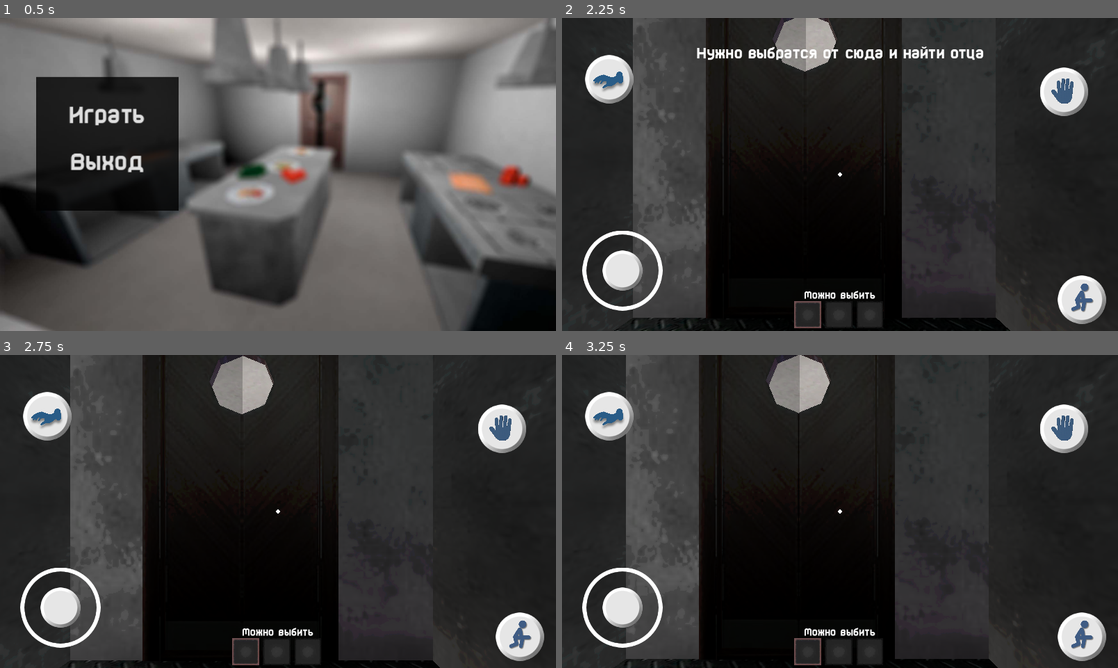
Above: before the commit, frames 1-4 (two rows, left to right).
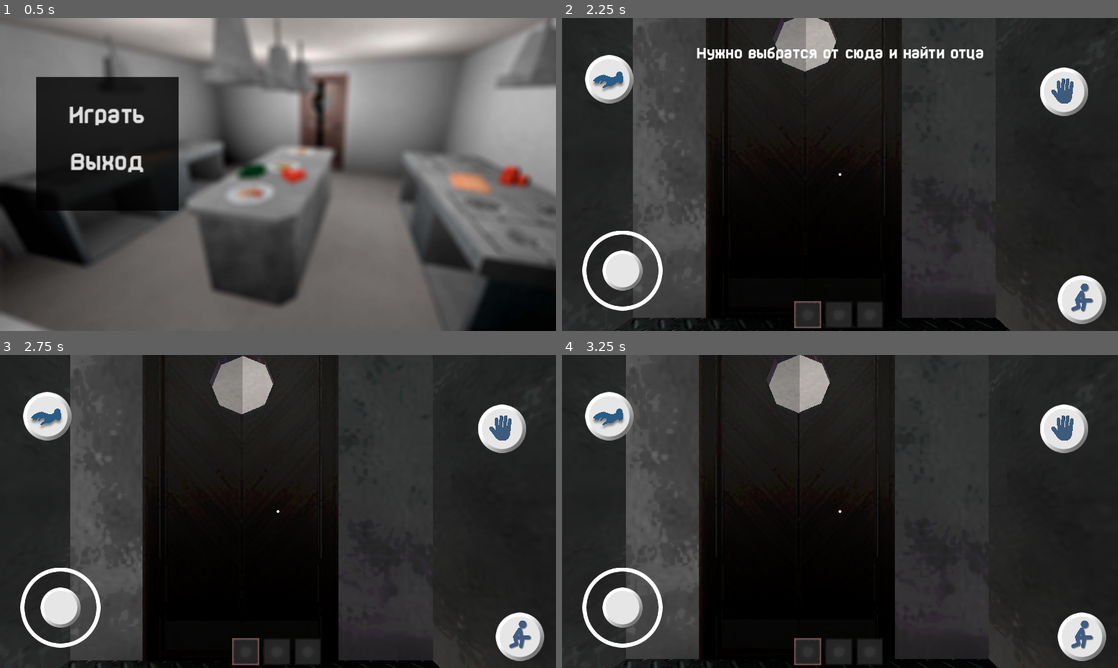
Above: after the commit, the same moments.

Repository: EnotCoder/BadCheff
Game: Godot game, scene res://ACTS/ACTS/menu.tscn
Two runs of this game, one before a commit and one after it. Both use one fixed random seed, a clock stepped at 60 frames per second and the inputs below.
Inputs (mouse positions are in pixels of both pictures, inside the frame that each line leads up to):
- Up to frame 1 (0.5 s): no input
- Up to frame 2 (2.25 s): click "Играть" at 0.5 s; click (1079, 299) at 1.25 s; click (1062, 93) at 2 s
- Up to frame 3 (2.75 s): no input
- Up to frame 4 (3.25 s): move the mouse to (962, 495) at 2.77 s; hold Right (ui_right) from 2.78 s (still down); tap A (a) at 2.85 s; click (962, 495) at 2.92 s; tap D (d) at 3.05 s

Frame 1 is identical in both runs. In frame 2, 0.2% of the frame differs, in the area x 43-57%, y 49-90%; in frame 3, 0.2%; in frame 4, 0.2%.
Error after the commit: Invalid assignment of property or key 'scale' with value of type 'Vector2' on a base object of type 'null instance'. (res://Player/scripts/player_controler.gd:…

Commit message:
Refactor door scripts and player controller; fix typos and runtime bugs
- Rename door frezz room.gd -> door_frezz_room.gd (no spaces in filename)
- Fix loked_is_false -> locked_is_false (script + tscn FUNC_NAME)
- door.gd: type hints, dedupe toggle logic via _perform_toggle()
- door_frezz_room.gd / door_k_and_r.gd: typed, readable
- player_controler.gd: magic numbers -> const, typed, extract _toggle_crouch()
- camera.gd: State.set_say -> Diolog.set_say (real bug)
- hint_obj.gd: MainInventoryScript.set_hint -> Diolog.set_hint (real bug)

Diff:
--- a/ACTS/camera.gd
+++ b/ACTS/camera.gd
@@ -4,7 +4,7 @@
 var rot_y = 0
 var elapsed = 0.0
 
-func _process(delta):
+func _process(delta: float) -> void:
 	elapsed += delta
 	var offset = sin(elapsed * 1) * 1
 	$mesh / Cube_006.rotation.y = offset
@@ -13,4 +13,4 @@
 func _on_hit_body_entered(body: Node3D) -> void :
 	if body is CharacterBody3D and MainInventoryScript.position_point == "room":
 		State.state = 2
-		State.set_say("ага")
+		Diolog.set_say("ага")
--- a/ACTS/door_k_and_r.tscn
+++ b/ACTS/door_k_and_r.tscn
@@ -273,7 +273,7 @@
 [node name="lock" parent="lock" node_paths=PackedStringArray("NODE_ACTION") instance=ExtResource("3")]
 transform = Transform3D(0.08, 0, 0, 0, 0.08, 0, 0, 0, 0.08, 0, 0, 0)
 visible = false
-FUNC_NAME = "loked_is_false"
+FUNC_NAME = "locked_is_false"
 NODE_ACTION = NodePath("../..")
 
 [node name="lock active" parent="lock" instance=ExtResource("5")]
--- a/ACTS/door_kitchen.tscn
+++ b/ACTS/door_kitchen.tscn
@@ -1,6 +1,6 @@
 [gd_scene load_steps=25 format=4 uid="uid://bjotsfvxh0hqu"]
 
-[ext_resource type="Script" uid="uid://d4ca5jnro8fv" path="res://ACTS/scripts/doors/door frezz room.gd" id="1"]
+[ext_resource type="Script" uid="uid://d4ca5jnro8fv" path="res://ACTS/scripts/doors/door_frezz_room.gd" id="1"]
 [ext_resource type="Texture2D" uid="uid://btrn40p225kfa" path="res://act 1 object/prolog/door kitchen.jpg" id="2"]
 [ext_resource type="Texture2D" uid="uid://dlv6ulm730avr" path="res://act 1 object/prolog/board.jpg" id="3"]
 [ext_resource type="PackedScene" uid="uid://bfbdjopewbnng" path="res://golovolomki/action.tscn" id="4"]
--- a/ACTS/scripts/doors/door frezz room.gd
+++ /dev/null
@@ -1,28 +0,0 @@
-extends "res://ACTS/scripts/doors/door.gd"
-
-@export var required_uses: int = 4
-var uses_count: int = 0
-
-func toggle_door():
-	if not animation_in_progress:
-		uses_count += 1
-
-		if uses_count >= required_uses:
-			if not door_opened:
-				play_animation("open")
-				if uses_count == 4:
-					$"ВыбиванияДвери".play()
-					State.set_noise()
-
-				door_opened = true
-				animation_in_progress = true
-				player_interaction_active = door_opened
-			else:
-				play_animation("close")
-
-				door_opened = false
-				animation_in_progress = true
-				player_interaction_active = door_opened
-		else:
-			Diolog.set_hint("Можно выбить")
-			$"ПопыткаОткрытьДверь".play()
--- a/ACTS/scripts/doors/door.gd
+++ b/ACTS/scripts/doors/door.gd
@@ -1,57 +1,47 @@
 extends Node3D
-
 
 @export var locked: String = ""
 @export var locked_hint: String = ""
 @export var say: String = ""
 @export var noise: bool = false
 
-
 var door_opened: bool = false
 var animation_in_progress: bool = false
 var player_interaction_active: bool = false
 
-
-func toggle_door():
+func toggle_door() -> void:
 	if locked != "":
 		if locked == MainInventoryScript.chose_obj:
 			unlock_door()
 		else:
 			show_locked_hint(locked_hint)
+		return
+	_perform_toggle()
+	if noise and door_opened:
+		State.set_noise()
+
+func enemy_door() -> void:
+	_perform_toggle()
+
+func _perform_toggle() -> void:
+	if animation_in_progress:
+		return
+	door_opened = not door_opened
+	if door_opened:
+		play_animation("open")
 	else:
-		if not animation_in_progress:
-			if not door_opened:
-				play_animation("open")
-				if noise:
-					State.set_noise()
-			elif door_opened:
-				play_animation("close")
-			door_opened = not door_opened
-			animation_in_progress = true
-			player_interaction_active = door_opened
+		play_animation("close")
+	animation_in_progress = true
+	player_interaction_active = door_opened
 
-func enemy_door():
-	if not animation_in_progress:
-		if not door_opened:
-			play_animation("open")
-		elif door_opened:
-			play_animation("close")
-
-		door_opened = not door_opened
-		animation_in_progress = true
-		player_interaction_active = door_opened
-
-
-func unlock_door():
+func unlock_door() -> void:
 	locked = ""
 
-
-func show_locked_hint(text):
+func show_locked_hint(text: String) -> void:
 	Diolog.set_hint(text)
 
-
-func play_animation(animation_name: String):
+func play_animation(animation_name: String) -> void:
 	$AnimationPlayer.play(animation_name)
 
-func _on_animation_player_animation_finished(_anim_name: StringName) -> void :
+func _on_animation_player_animation_finished(_anim_name: StringName) -> void:
 	animation_in_progress = false
--- /dev/null
+++ b/ACTS/scripts/doors/door_frezz_room.gd
@@ -0,0 +1,23 @@
+extends "res://ACTS/scripts/doors/door.gd"
+
+@export var required_uses: int = 4
+var _uses_count: int = 0
+
+func toggle_door() -> void:
+	if animation_in_progress:
+		return
+	_uses_count += 1
+	if _uses_count < required_uses:
+		Diolog.set_hint("Можно выбить")
+		$"ПопыткаОткрытьДверь".play()
+		return
+	door_opened = not door_opened
+	if door_opened:
+		play_animation("open")
+		if _uses_count == required_uses:
+			$"ВыбиванияДвери".play()
+			State.set_noise()
+	else:
+		play_animation("close")
+	animation_in_progress = true
+	player_interaction_active = door_opened
--- a/ACTS/scripts/doors/door_k_and_r.gd
+++ b/ACTS/scripts/doors/door_k_and_r.gd
@@ -1,29 +1,24 @@
 extends "res://ACTS/scripts/doors/door.gd"
 
-var is_locked = true
+var is_locked: bool = true
 
-func toggle_door():
+func toggle_door() -> void:
 	if locked != "":
 		if locked == MainInventoryScript.chose_obj:
 			unlock_door()
 		else:
 			show_locked_hint("Закрыто")
-	elif is_locked:
+		return
+	if is_locked:
+		show_locked_hint("Что-то мешает")
+		return
+	if not $"../../little object/lever".door_opened:
+		show_locked_hint("Не хватает энергии")
+		return
+	_perform_toggle()
 
-		show_locked_hint("Что-то мешает")
-	elif not $"../../little object/lever".door_opened:
-		show_locked_hint("Не хватает энергии")
-	else:
-		if not animation_in_progress:
-			if not door_opened:
-				play_animation("open")
-			elif door_opened:
-				play_animation("close")
-			door_opened = not door_opened
-			animation_in_progress = true
-			player_interaction_active = door_opened
-
-func loked_is_false():
+func locked_is_false() -> void:
 	if MainInventoryScript.chose_obj == "hamer":
 		is_locked = false
-	else: Diolog.set_hint("Нужно его сломать")
+	else:
+		Diolog.set_hint("Нужно его сломать")
--- a/Player/scripts/player_controler.gd
+++ b/Player/scripts/player_controler.gd
@@ -2,99 +2,115 @@
 
 class_name player
 
-var SPEED = 4
+const WALK_SPEED := 4.0
+const CROUCH_SPEED := 2.0
+const STAND_HEIGHT := 2.4
+const CROUCH_HEIGHT := 1.2
+const STAND_CAMERA_Y := 2.18
+const CROUCH_CAMERA_Y := 1.131
+const STAND_OBJ_Y := 1.782
+const CROUCH_OBJ_Y := 1.181
+const STAND_COLLISION_Y := 1.193
+const CROUCH_COLLISION_Y := 0.598
+const CAMERA_PITCH_LIMIT_DEG := 70.0
+const BOB_FREQUENCY := 2.6
+const BOB_AMOUNT_X := 0.03
+const BOB_AMOUNT_Y := 0.04
 
-var num = 1
-var site = false
-@export var time = 10
+@export var time: float = 10.0
 
-var cd_time = 0.0
-var cd_pos = Vector3()
-var camera_pos = 2.18
+var _speed: float = WALK_SPEED
+var _is_crouching: bool = false
+var _camera_base_y: float = STAND_CAMERA_Y
+
+var _bob_time: float = 0.0
+var _bob_offset := Vector3.ZERO
+
 @onready var ray_cast: RayCast3D = $Camera3D / RayCast3D
 
-
-
-func _physics_process(delta: float) -> void :
-	if velocity != Vector3(0, 0, 0): $"ЗвукХодьбы".stream_paused = false
-	else: $"ЗвукХодьбы".stream_paused = true
+func _physics_process(delta: float) -> void:
+	if velocity != Vector3.ZERO:
+		$"ЗвукХодьбы".stream_paused = false
+	else:
+		$"ЗвукХодьбы".stream_paused = true
 
 	camera_bob(delta)
 	State.Player = global_position
 
-	if !site and Input.is_action_just_pressed("sit"):
-		$MeshInstance3D.mesh.height = 1.2
-		$MeshInstance3D.position = Vector3(0, 0.6, 0)
-		camera_pos = 1.131
-		$CollisionShape3D.shape.height = 1.2
-		$"obj pos".position.y = 1.181
-		$CollisionShape3D.position = Vector3(0, 0.598, 0)
-		SPEED = 2
-		site = true
-	elif site and Input.is_action_just_pressed("sit"):
-		$MeshInstance3D.mesh.height = 2.4
-		$MeshInstance3D.position = Vector3(0, 1.197, 0)
-		camera_pos = 2.18
-		$"obj pos".position.y = 1.782
-		$CollisionShape3D.shape.height = 2.4
-		$CollisionShape3D.position = Vector3(0, 1.193, 0)
-		SPEED = 4
-		site = false
+	if Input.is_action_just_pressed("sit"):
+		_toggle_crouch()
 
 	MainInventoryScript.chose_obj = MainInventoryScript.all[str(MainInventoryScript.num_chose)]
 
 	if not is_on_floor():
 		velocity += get_gravity() * delta
 
-	var input_dir: = Input.get_vector("a", "d", "w", "s")
-	var direction: = (transform.basis * Vector3(input_dir.x, 0, input_dir.y)).normalized()
+	var input_dir := Input.get_vector("a", "d", "w", "s")
+	var direction := (transform.basis * Vector3(input_dir.x, 0.0, input_dir.y)).normalized()
 	if direction:
-		velocity.x = direction.x * SPEED
-		velocity.z = direction.z * SPEED
+		velocity.x = direction.x * _speed
+		velocity.z = direction.z * _speed
 	else:
-		velocity.x = move_toward(velocity.x, 0, SPEED)
-		velocity.z = move_toward(velocity.z, 0, SPEED)
+		velocity.x = move_toward(velocity.x, 0.0, _speed)
+		velocity.z = move_toward(velocity.z, 0.0, _speed)
 
 	move_and_slide()
 
 	if Input.is_action_just_pressed("EXIT"):
 		get_tree().change_scene_to_file("res://ACTS/ACTS/menu.tscn")
 
-
 	if ray_cast.is_colliding():
-		var hit = ray_cast.get_collider()
+		var hit := ray_cast.get_collider()
 		if hit:
-			$Control / cursor.scale = Vector2(6, 6)
+			$"Control / cursor".scale = Vector2(6, 6)
 			if Input.is_action_just_pressed("left_click") and hit.has_method("main"):
 				hit.main()
 			if hit.has_method("main_delta"):
 				hit.main_delta()
 		else:
-			$Control / cursor.scale = Vector2(6, 6)
+			$"Control / cursor".scale = Vector2(6, 6)
 	else:
-		$Control / cursor.scale = Vector2(4, 4)
+		$"Control / cursor".scale = Vector2(4, 4)
 
-func _ready() -> void :
+func _ready() -> void:
 	Diolog.set_say("Нужно выбратся от сюда и найти отца")
 	State.noise.connect($"timer enemy".p.bind())
 	$"timer enemy/Timer".wait_time = time
 	$"Control/anim screen".color_down()
 
-
-func _input(event: InputEvent) -> void :
+func _input(event: InputEvent) -> void:
 	if event is InputEventScreenDrag:
-		rotate_y( - event.relative.x * 0.005)
-		$Camera3D.rotate_x( - event.relative.y * 0.005)
+		rotate_y(-event.relative.x * 0.005)
+		$Camera3D.rotate_x(-event.relative.y * 0.005)
 		clamp_camera_rotation()
 
-func clamp_camera_rotation():
-	var rotation_camera = $Camera3D.rotation_degrees
-	rotation_camera.x = clamp(rotation_camera.x, -70, 70)
+func clamp_camera_rotation() -> void:
+	var rotation_camera: Vector3 = $Camera3D.rotation_degrees
+	rotation_camera.x = clamp(rotation_camera.x, -CAMERA_PITCH_LIMIT_DEG, CAMERA_PITCH_LIMIT_DEG)
 	$Camera3D.rotation_degrees = rotation_camera
 
-func camera_bob(delta):
-	cd_time += delta + velocity.length() * 0.01
-	cd_pos = Vector3.ZERO
-	cd_pos.x = sin(cd_time * 2.6) * 0.03
-	cd_pos.y = cos(cd_time * 2.6) * 0.04 + camera_pos
-	$Camera3D.position = cd_pos
+func _toggle_crouch() -> void:
+	_is_crouching = not _is_crouching
+	if _is_crouching:
+		$MeshInstance3D.mesh.height = CROUCH_HEIGHT
+		$MeshInstance3D.position = Vector3(0, 0.6, 0)
+		_camera_base_y = CROUCH_CAMERA_Y
+		$CollisionShape3D.shape.height = CROUCH_HEIGHT
+		$"obj pos".position.y = CROUCH_OBJ_Y
+		$CollisionShape3D.position = Vector3(0, CROUCH_COLLISION_Y, 0)
+		_speed = CROUCH_SPEED
+	else:
+		$MeshInstance3D.mesh.height = STAND_HEIGHT
+		$MeshInstance3D.position = Vector3(0, 1.197, 0)
+		_camera_base_y = STAND_CAMERA_Y
+		$CollisionShape3D.shape.height = STAND_HEIGHT
+		$"obj pos".position.y = STAND_OBJ_Y
+		$CollisionShape3D.position = Vector3(0, STAND_COLLISION_Y, 0)
+		_speed = WALK_SPEED
+
+func camera_bob(delta: float) -> void:
+	_bob_time += delta + velocity.length() * 0.01
+	_bob_offset = Vector3.ZERO
+	_bob_offset.x = sin(_bob_time * BOB_FREQUENCY) * BOB_AMOUNT_X
+	_bob_offset.y = cos(_bob_time * BOB_FREQUENCY) * BOB_AMOUNT_Y + _camera_base_y
+	$Camera3D.position = _bob_offset
--- a/golovolomki/scripts/hint_obj.gd
+++ b/golovolomki/scripts/hint_obj.gd
@@ -5,4 +5,4 @@
 
 
 func main():
-	MainInventoryScript.set_hint(Key_hint)
+	Diolog.set_hint(Key_hint)
Renamed: ACTS/scripts/doors/door frezz room.gd.uid -> ACTS/scripts/doors/door_frezz_room.gd.uid
